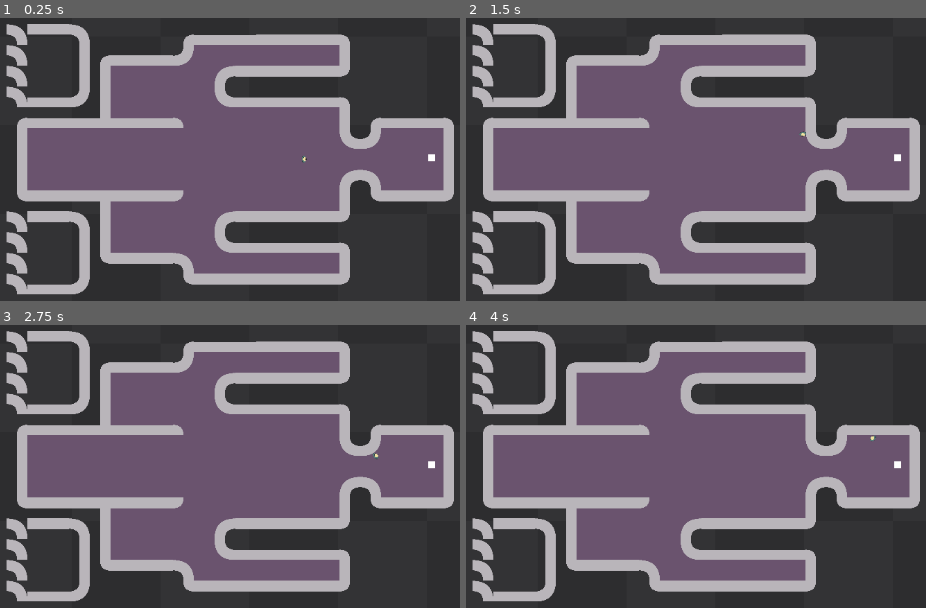
Above: before the commit, frames 1-4 (two rows, left to right).
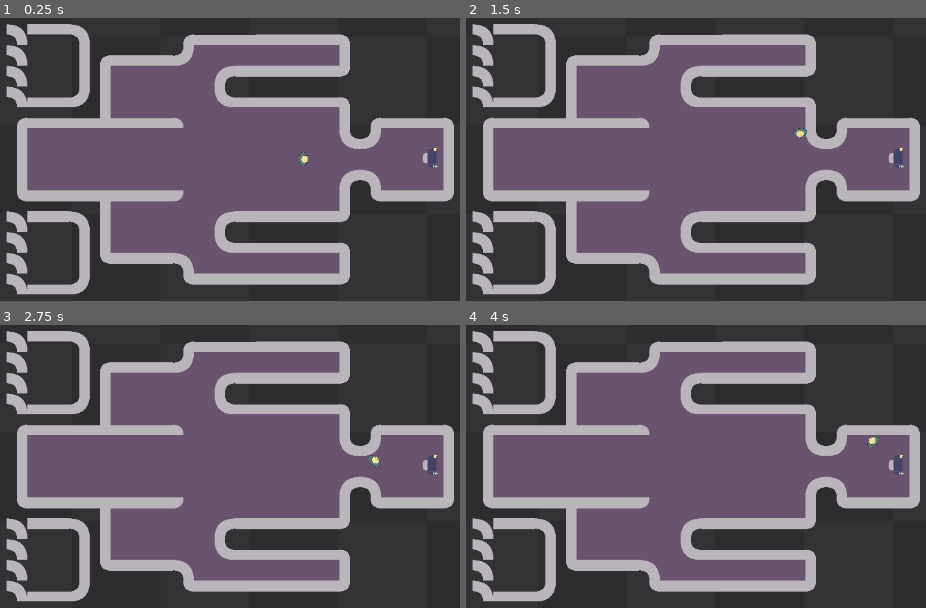
Above: after the commit, the same moments.

Repository: KevinStirling/FlipAndBurn
Game: Godot game, scene res://space.tscn
Same seed, same stepped clock (60 frames per second), same inputs: the game is played once before the commit and once after it.
Inputs:
- Up to frame 1 (0.25 s): no input
- Up to frame 2 (1.5 s): tap Enter at 0.5 s; hold D (lateral_right) 0.53-1.28 s; hold W (burn) 0.53-1.28 s; tap Space at 1.25 s; hold S (down) from 1.28 s (still down); tap F (interact) at 1.35 s
- Up to frame 3 (2.75 s): tap Enter at 2 s; release S (down) at 2.03 s; hold D (lateral_right) from 2.03 s (still down); hold W (burn) from 2.03 s (still down)
- Up to frame 4 (4 s): tap Space at 2.75 s; release W (burn) at 2.78 s; tap F (interact) at 2.85 s; tap Enter at 3.5 s; release D (lateral_right) at 3.53 s; hold A (lateral_left) from 3.53 s (still down); hold W (burn) from 3.53 s (still down)

The runs differ from the first frame. In frame 1, 0.2% of the frame differs, in the area x 65-96%, y 45-54%; in frame 2, 0.2%; in frame 3, 0.2%, in the area x 80-96%, y 45-54%; in frame 4, 0.2%.

Commit message:
player scene scaling and add basic captain chair sprite

Diff:
--- a/Player.gd
+++ b/Player.gd
@@ -64,7 +64,7 @@
 		else:
 				velocity = input_direction.normalized() * SPEED
 		if input_direction != Vector2.ZERO:
-			$Sprite2D.rotation = lerp_angle(deg_to_rad($Sprite2D.rotation_degrees), input_direction.angle(), .2)
+			$BodySprite.rotation = lerp_angle(deg_to_rad($BodySprite.rotation_degrees), input_direction.angle(), .2)
 		move_and_slide()
 
 
--- a/player.tscn
+++ b/player.tscn
@@ -4,7 +4,7 @@
 [ext_resource type="Texture2D" uid="uid://dlty31hkpgfq6" path="res://generic_man.png" id="2_l3myq"]
 
 [sub_resource type="RectangleShape2D" id="RectangleShape2D_r5pfn"]
-size = Vector2(16, 16)
+size = Vector2(32, 32)
 
 [sub_resource type="CanvasItemMaterial" id="CanvasItemMaterial_nslmi"]
 
@@ -20,10 +20,10 @@
 shape = SubResource("RectangleShape2D_r5pfn")
 debug_color = Color(0, 0.6, 0.701961, 0.419608)
 
-[node name="Sprite2D" type="Sprite2D" parent="."]
+[node name="BodySprite" type="Sprite2D" parent="."]
 material = SubResource("CanvasItemMaterial_nslmi")
 position = Vector2(1, 0)
-scale = Vector2(0.202049, 0.202049)
+scale = Vector2(0.4, 0.4)
 texture = ExtResource("2_l3myq")
 
 [node name="Camera" type="Camera2D" parent="."]
--- a/project.godot
+++ b/project.godot
@@ -15,65 +15,65 @@
 config/features=PackedStringArray("4.0")
 config/icon="res://icon.svg"
 
-[editor]
+[display]
 
-export/convert_text_resources_to_binary=true
+window/size/mode=4
 
 [input]
 
 burn={
 "deadzone": 0.5,
-"events": [Object(InputEventKey,"resource_local_to_scene":false,"resource_name":"","device":0,"window_id":0,"alt_pressed":false,"shift_pressed":false,"ctrl_pressed":false,"meta_pressed":false,"pressed":false,"keycode":0,"physical_keycode":87,"unicode":0,"echo":false,"script":null)
+"events": [Object(InputEventKey,"resource_local_to_scene":false,"resource_name":"","device":0,"window_id":0,"alt_pressed":false,"shift_pressed":false,"ctrl_pressed":false,"meta_pressed":false,"pressed":false,"keycode":0,"physical_keycode":87,"key_label":0,"unicode":0,"echo":false,"script":null)
 ]
 }
 lateral_left={
 "deadzone": 0.5,
-"events": [Object(InputEventKey,"resource_local_to_scene":false,"resource_name":"","device":0,"window_id":0,"alt_pressed":false,"shift_pressed":false,"ctrl_pressed":false,"meta_pressed":false,"pressed":false,"keycode":0,"physical_keycode":65,"unicode":0,"echo":false,"script":null)
+"events": [Object(InputEventKey,"resource_local_to_scene":false,"resource_name":"","device":0,"window_id":0,"alt_pressed":false,"shift_pressed":false,"ctrl_pressed":false,"meta_pressed":false,"pressed":false,"keycode":0,"physical_keycode":65,"key_label":0,"unicode":0,"echo":false,"script":null)
 ]
 }
 lateral_right={
 "deadzone": 0.5,
-"events": [Object(InputEventKey,"resource_local_to_scene":false,"resource_name":"","device":0,"window_id":0,"alt_pressed":false,"shift_pressed":false,"ctrl_pressed":false,"meta_pressed":false,"pressed":false,"keycode":0,"physical_keycode":68,"unicode":0,"echo":false,"script":null)
+"events": [Object(InputEventKey,"resource_local_to_scene":false,"resource_name":"","device":0,"window_id":0,"alt_pressed":false,"shift_pressed":false,"ctrl_pressed":false,"meta_pressed":false,"pressed":false,"keycode":0,"physical_keycode":68,"key_label":0,"unicode":0,"echo":false,"script":null)
 ]
 }
 rotate_left={
 "deadzone": 0.5,
-"events": [Object(InputEventKey,"resource_local_to_scene":false,"resource_name":"","device":0,"window_id":0,"alt_pressed":false,"shift_pressed":false,"ctrl_pressed":false,"meta_pressed":false,"pressed":false,"keycode":0,"physical_keycode":81,"unicode":0,"echo":false,"script":null)
+"events": [Object(InputEventKey,"resource_local_to_scene":false,"resource_name":"","device":0,"window_id":0,"alt_pressed":false,"shift_pressed":false,"ctrl_pressed":false,"meta_pressed":false,"pressed":false,"keycode":0,"physical_keycode":81,"key_label":0,"unicode":0,"echo":false,"script":null)
 ]
 }
 rotate_right={
 "deadzone": 0.5,
-"events": [Object(InputEventKey,"resource_local_to_scene":false,"resource_name":"","device":0,"window_id":0,"alt_pressed":false,"shift_pressed":false,"ctrl_pressed":false,"meta_pressed":false,"pressed":false,"keycode":0,"physical_keycode":69,"unicode":0,"echo":false,"script":null)
+"events": [Object(InputEventKey,"resource_local_to_scene":false,"resource_name":"","device":0,"window_id":0,"alt_pressed":false,"shift_pressed":false,"ctrl_pressed":false,"meta_pressed":false,"pressed":false,"keycode":0,"physical_keycode":69,"key_label":0,"unicode":0,"echo":false,"script":null)
 ]
 }
 lateral_reverse={
 "deadzone": 0.5,
-"events": [Object(InputEventKey,"resource_local_to_scene":false,"resource_name":"","device":0,"window_id":0,"alt_pressed":false,"shift_pressed":false,"ctrl_pressed":false,"meta_pressed":false,"pressed":false,"keycode":0,"physical_keycode":83,"unicode":0,"echo":false,"script":null)
+"events": [Object(InputEventKey,"resource_local_to_scene":false,"resource_name":"","device":0,"window_id":0,"alt_pressed":false,"shift_pressed":false,"ctrl_pressed":false,"meta_pressed":false,"pressed":false,"keycode":0,"physical_keycode":83,"key_label":0,"unicode":0,"echo":false,"script":null)
 ]
 }
 interact={
 "deadzone": 0.5,
-"events": [Object(InputEventKey,"resource_local_to_scene":false,"resource_name":"","device":0,"window_id":0,"alt_pressed":false,"shift_pressed":false,"ctrl_pressed":false,"meta_pressed":false,"pressed":false,"keycode":0,"physical_keycode":70,"unicode":0,"echo":false,"script":null)
+"events": [Object(InputEventKey,"resource_local_to_scene":false,"resource_name":"","device":0,"window_id":0,"alt_pressed":false,"shift_pressed":false,"ctrl_pressed":false,"meta_pressed":false,"pressed":false,"keycode":0,"physical_keycode":70,"key_label":0,"unicode":0,"echo":false,"script":null)
 ]
 }
 up={
 "deadzone": 0.5,
-"events": [Object(InputEventKey,"resource_local_to_scene":false,"resource_name":"","device":0,"window_id":0,"alt_pressed":false,"shift_pressed":false,"ctrl_pressed":false,"meta_pressed":false,"pressed":false,"keycode":0,"physical_keycode":87,"unicode":0,"echo":false,"script":null)
+"events": [Object(InputEventKey,"resource_local_to_scene":false,"resource_name":"","device":0,"window_id":0,"alt_pressed":false,"shift_pressed":false,"ctrl_pressed":false,"meta_pressed":false,"pressed":false,"keycode":0,"physical_keycode":87,"key_label":0,"unicode":0,"echo":false,"script":null)
 ]
 }
 down={
 "deadzone": 0.5,
-"events": [Object(InputEventKey,"resource_local_to_scene":false,"resource_name":"","device":0,"window_id":0,"alt_pressed":false,"shift_pressed":false,"ctrl_pressed":false,"meta_pressed":false,"pressed":false,"keycode":0,"physical_keycode":83,"unicode":0,"echo":false,"script":null)
+"events": [Object(InputEventKey,"resource_local_to_scene":false,"resource_name":"","device":0,"window_id":0,"alt_pressed":false,"shift_pressed":false,"ctrl_pressed":false,"meta_pressed":false,"pressed":false,"keycode":0,"physical_keycode":83,"key_label":0,"unicode":0,"echo":false,"script":null)
 ]
 }
 left={
 "deadzone": 0.5,
-"events": [Object(InputEventKey,"resource_local_to_scene":false,"resource_name":"","device":0,"window_id":0,"alt_pressed":false,"shift_pressed":false,"ctrl_pressed":false,"meta_pressed":false,"pressed":false,"keycode":0,"physical_keycode":65,"unicode":0,"echo":false,"script":null)
+"events": [Object(InputEventKey,"resource_local_to_scene":false,"resource_name":"","device":0,"window_id":0,"alt_pressed":false,"shift_pressed":false,"ctrl_pressed":false,"meta_pressed":false,"pressed":false,"keycode":0,"physical_keycode":65,"key_label":0,"unicode":0,"echo":false,"script":null)
 ]
 }
 right={
 "deadzone": 0.5,
-"events": [Object(InputEventKey,"resource_local_to_scene":false,"resource_name":"","device":0,"window_id":0,"alt_pressed":false,"shift_pressed":false,"ctrl_pressed":false,"meta_pressed":false,"pressed":false,"keycode":0,"physical_keycode":68,"unicode":0,"echo":false,"script":null)
+"events": [Object(InputEventKey,"resource_local_to_scene":false,"resource_name":"","device":0,"window_id":0,"alt_pressed":false,"shift_pressed":false,"ctrl_pressed":false,"meta_pressed":false,"pressed":false,"keycode":0,"physical_keycode":68,"key_label":0,"unicode":0,"echo":false,"script":null)
 ]
 }
 
--- a/space.tscn
+++ b/space.tscn
@@ -1,9 +1,10 @@
-[gd_scene load_steps=10 format=3 uid="uid://b876jo85g5nyk"]
+[gd_scene load_steps=11 format=3 uid="uid://b876jo85g5nyk"]
 
 [ext_resource type="Texture2D" uid="uid://bp6mn8enmdsja" path="res://texture_08.png" id="1_f62qd"]
 [ext_resource type="Script" path="res://Ship.gd" id="1_xiwe8"]
 [ext_resource type="PackedScene" uid="uid://cwkybxlxyviy2" path="res://player.tscn" id="3_2cf00"]
 [ext_resource type="Texture2D" uid="uid://bdgutr8j60iv3" path="res://ship_tilemap_base.png" id="3_segad"]
+[ext_resource type="Texture2D" uid="uid://b155moa2gc7tr" path="res://captains_chair.png" id="4_o8pgs"]
 
 [sub_resource type="TileMapPattern" id="TileMapPattern_qadti"]
 tile_data = PackedInt32Array(0, 196609, 2, 65536, 196609, 2, 131072, 196609, 2, 196608, 196609, 2, 1, 196609, 0, 196609, 131073, 0, 2, 196609, 0, 196610, 131073, 0, 3, 196609, 2, 65539, 65537, 0, 131075, 65537, 0, 196611, 196609, 1)
@@ -82,10 +83,13 @@
 physics_layer_0/collision_layer = 2
 physics_layer_0/collision_mask = 4
 physics_layer_0/physics_material = SubResource("PhysicsMaterial_qy6sr")
+custom_data_layer_0/name = "test_signal"
+custom_data_layer_0/type = 26
 sources/1 = SubResource("TileSetAtlasSource_ra4en")
 pattern_0 = SubResource("TileMapPattern_qadti")
 
 [sub_resource type="RectangleShape2D" id="RectangleShape2D_pney4"]
+size = Vector2(48.5, 60)
 
 [node name="Space" type="Node2D"]
 
@@ -100,7 +104,6 @@
 
 [node name="Ship" type="RigidBody2D" parent="."]
 position = Vector2(568, 320)
-scale = Vector2(0.8, 0.8)
 collision_mask = 0
 can_sleep = false
 script = ExtResource("1_xiwe8")
@@ -148,12 +151,14 @@
 collision_mask = 4
 
 [node name="HelmArea" type="CollisionShape2D" parent="Ship/Helm"]
-position = Vector2(178, -3)
+position = Vector2(175.25, -3.10001)
 shape = SubResource("RectangleShape2D_pney4")
 
-[node name="Polygon2D" type="Polygon2D" parent="Ship/Helm"]
-position = Vector2(0, -1)
-polygon = PackedVector2Array(168, -12, 188, -12, 188, 7, 168, 7)
+[node name="Sprite2D" type="Sprite2D" parent="Ship/Helm"]
+position = Vector2(178, -3.10001)
+rotation = -1.5708
+scale = Vector2(0.3, 0.3)
+texture = ExtResource("4_o8pgs")
 
 [node name="Player" parent="Ship" instance=ExtResource("3_2cf00")]
 position = Vector2(70, 2)
Binary file added: captains_chair.png
Not shown, added: captains_chair.png.import
